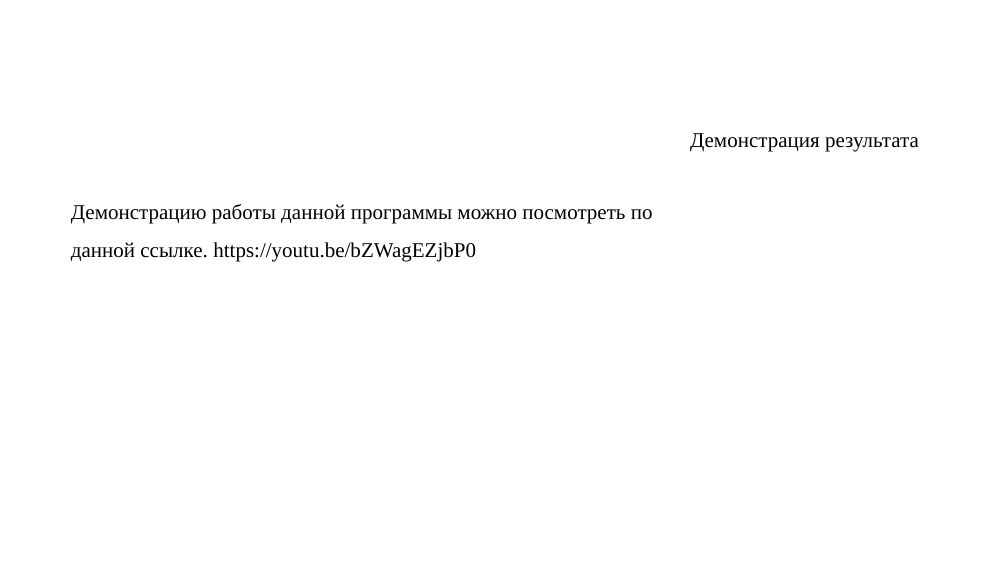
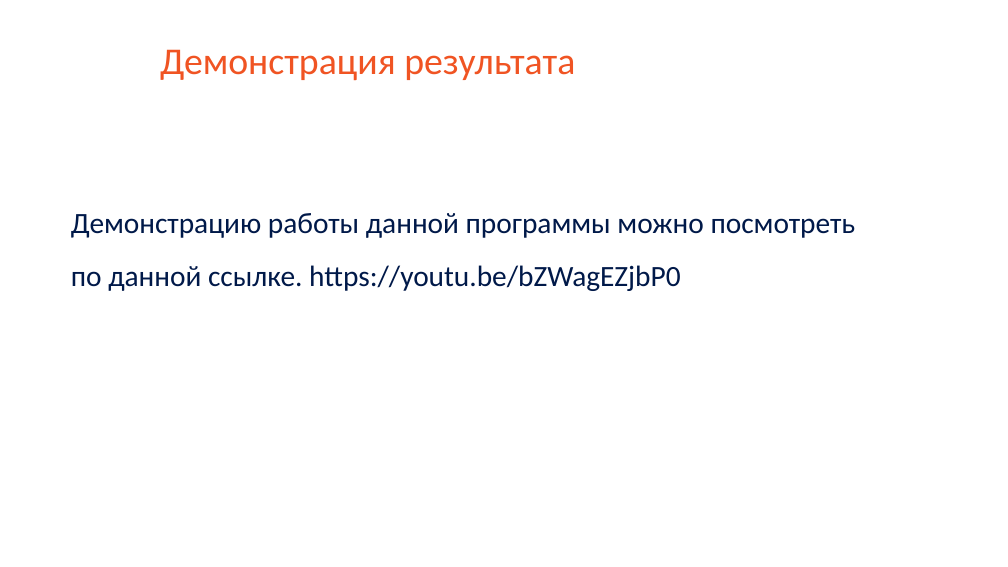
Before and after one commit to saaasssska/helper_by_school, a slide deck: slide 8 of Documentation/project.pptx. Drawn at 1008x567 pixels with LibreOffice and Linux fonts; fonts in the diff are those of the drawing; background and template pictures are left out. Boxes give left, top, right and bottom in pixels: in the first picture for what was removed or moved away, otherwise in the second. Text is boxed around its words. In the diff, an @@ line names an element or a change of style, - is before the commit and + after.

```diff
--- a/Documentation/project.pptx
+++ b/Documentation/project.pptx
@@ text "Демонстрация результата": place and size @@
-text "Демонстрация результата" at [690, 133, 919, 152]
+text "Демонстрация результата" at [160, 49, 575, 81]
@@ text "Демонстрация результата" at [160, 49, 575, 81]: size 20 to 36 pt, font Times New Roman to Calibri, text colour #000000 to #F05423 @@
@@ text "Демонстрацию работы данной программы можно ..." at [71, 213, 856, 291]: size 20 to 28 pt, font Times New Roman to Calibri, text colour #000000 to #001949 @@
```
Also in this commit, not shown: 10 other slides changed.
